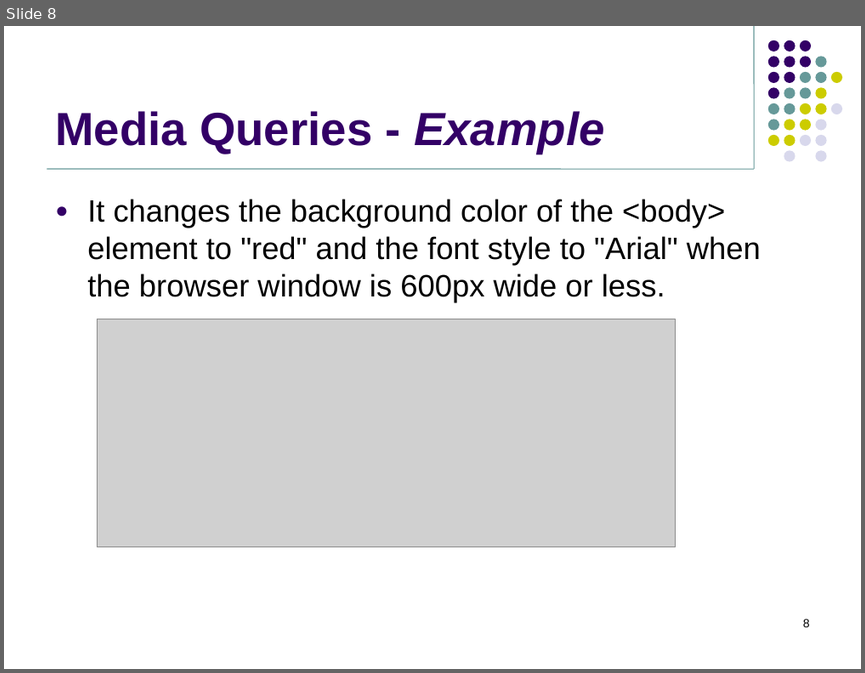
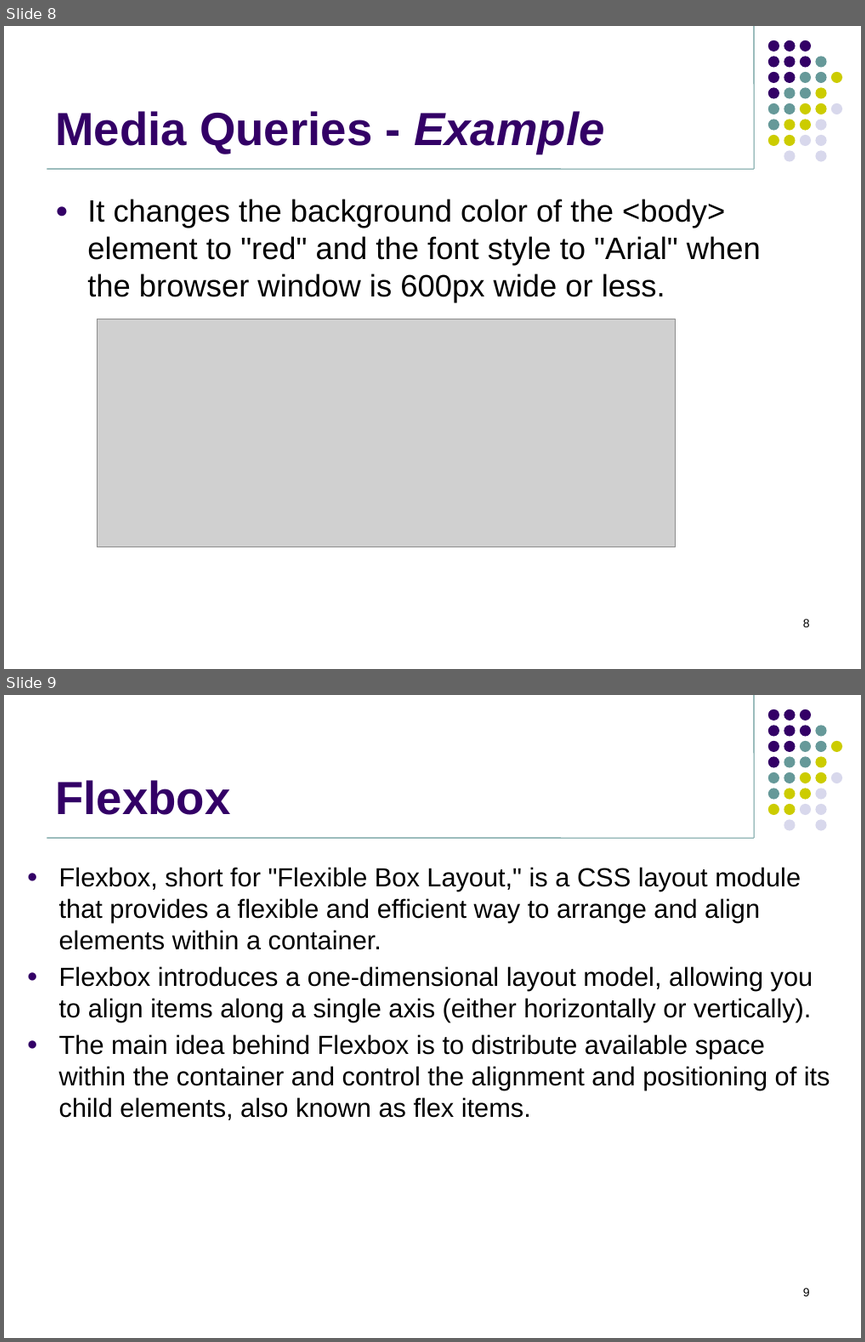
Before and after one commit to jasdhiratrevature/TrainingSlides, a slide deck: HTML/04_ResponsiveWebDesign.pptx. Shown one above the other, each under a label of ours: slide 8 before the commit, slides 8 and 9 after it. The pictures are 865x673 and 865x1342 pixels, drawn with LibreOffice and Linux fonts; fonts in the diff are those of the drawing; grey boxes stand for pictures; background and template pictures are left out. Boxes give left, top, right and bottom in pixels: in the first picture for what was removed or moved away, otherwise in the second. Text is boxed around its words. In the diff, an @@ line names an element or a change of style, - is before the commit and + after.

```diff
--- a/HTML/04_ResponsiveWebDesign.pptx
+++ b/HTML/04_ResponsiveWebDesign.pptx
@@ slide 9 added at [4, 695, 861, 1338], background #FFFFFF; not listed: 33 template elements that a slide beside it also shows @@
@@ title added at [55, 780, 230, 815], 39 pt, text #330066, bold @@
+Flexbox
@@ text added at [59, 867, 830, 1120], 22 pt, text #000000 @@
+● Flexbox, short for "Flexible Box Layout," is a CSS layout module that provides a flexible and efficient way to arrange and align elements within a container.
+● Flexbox introduces a one-dimensional layout model, allowing you to align items along a single axis (either horizontally or vertically).
+● The main idea behind Flexbox is to distribute available space within the container and control the alignment and positioning of its child elements, also known as flex items.
@@ page number added at [803, 1287, 810, 1296], 10 pt, text #000000 @@
+9
```
Also in this commit, not shown: 1 slide changed, 6 other slides added.
